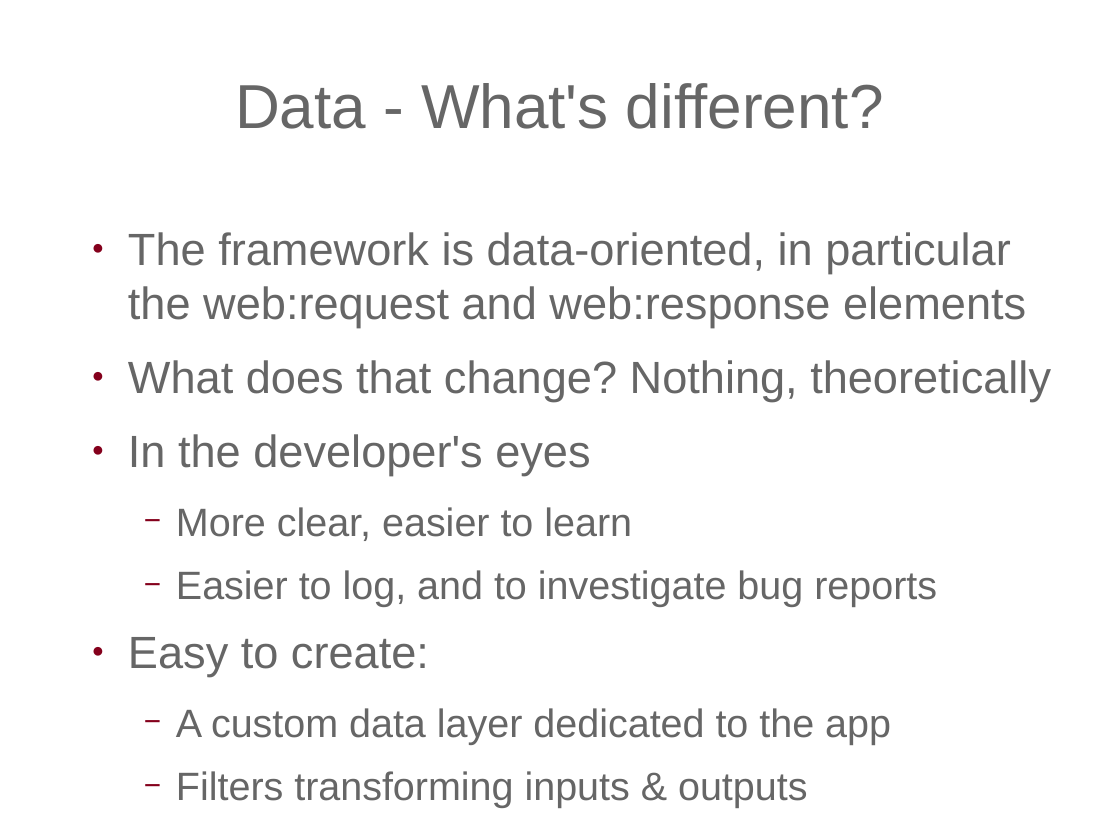
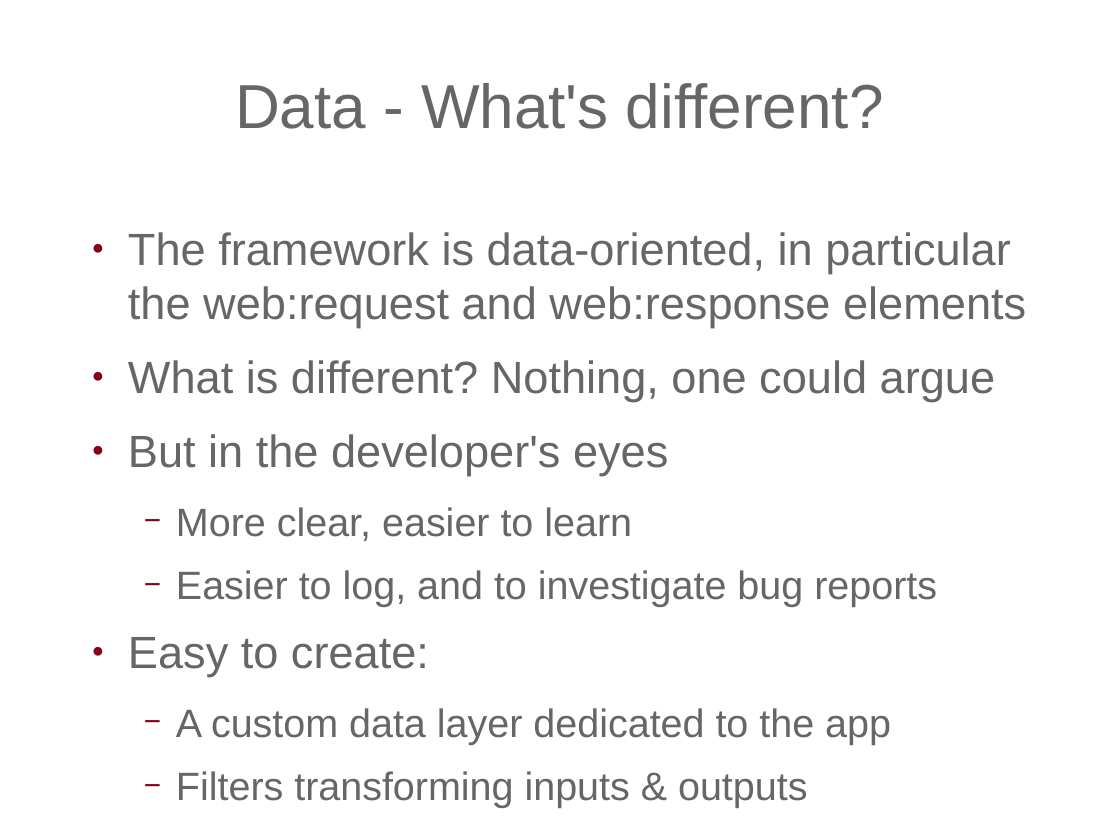
Before and after one commit to expath/expath-www, a slide deck: slide 21 of misc/2011-prague/presentation/fgeorges-servlex.odp (slide 20 before the commit). Drawn at 1120x840 pixels with LibreOffice and Linux fonts; fonts in the diff are those of the drawing; background and template pictures are left out. Boxes give left, top, right and bottom in pixels: in the first picture for what was removed or moved away, otherwise in the second. Text is boxed around its words. In the diff, an @@ line names an element or a change of style, - is before the commit and + after.

```diff
--- a/misc/2011-prague/presentation/fgeorges-servlex.odp
+++ b/misc/2011-prague/presentation/fgeorges-servlex.odp
@@ text at (x1=128, y1=360, x2=995, y2=476): text changed @@
-● What does that change? Nothing, theoretically
-● In the developer's eyes
+● What is different? Nothing, one could argue
+● But in the developer's eyes
```
Also in this commit, not shown: 13 slides added, 3 slides removed, 5 other files.
